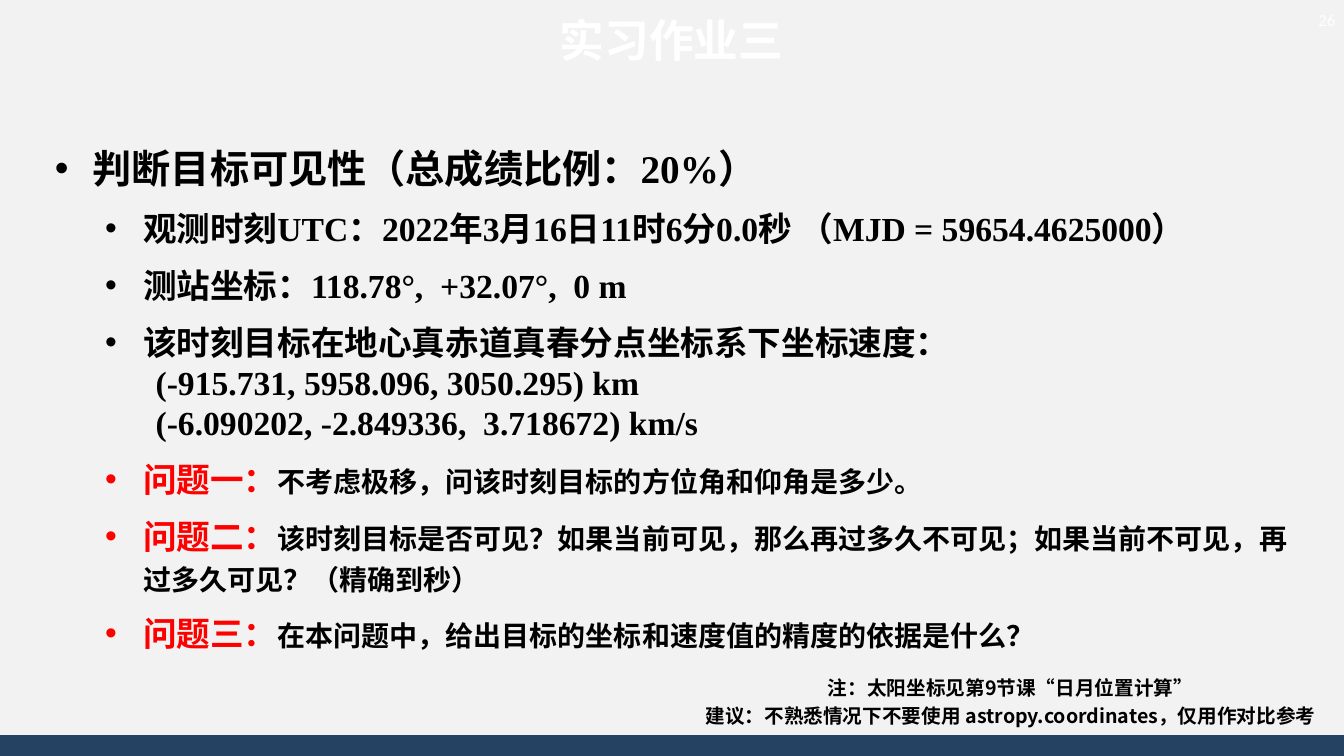
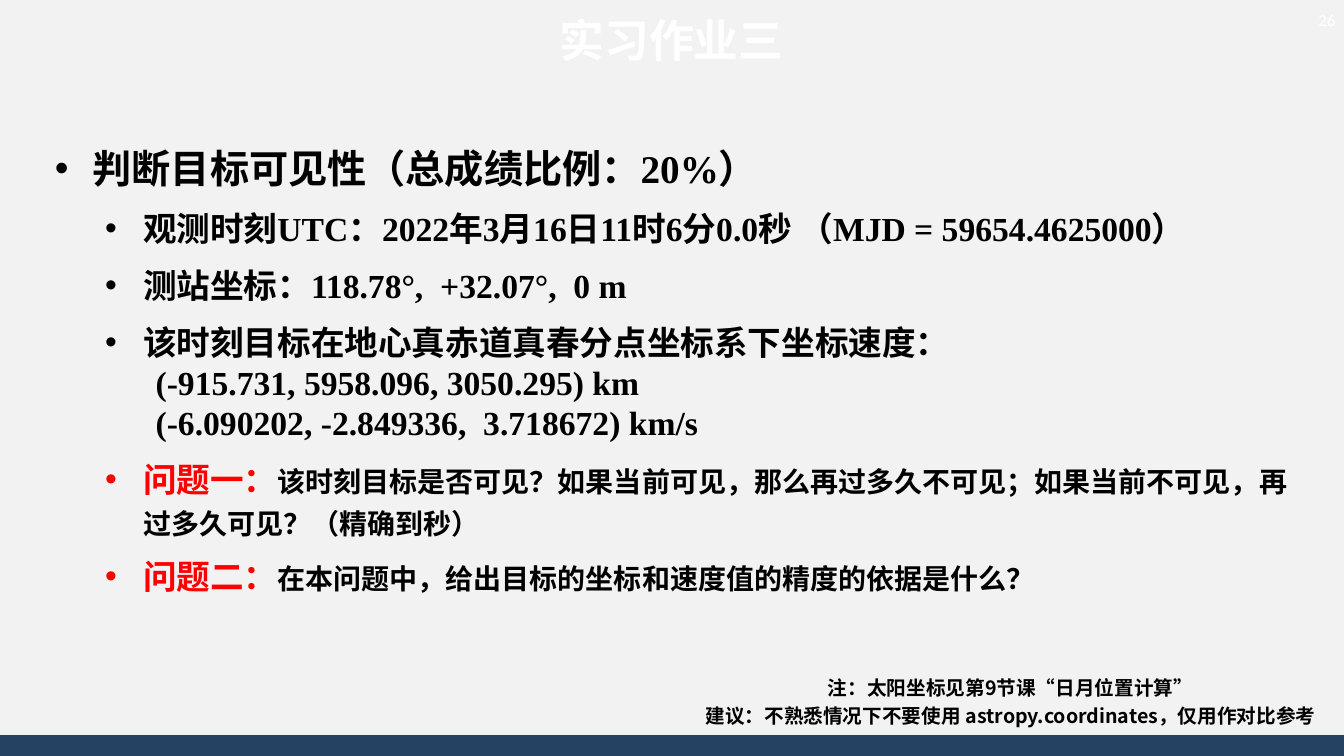
Before and after one commit to AsBackup/DAOSSA, a slide deck: slide 26 of 05-06 人造天体运动方程与二体问题积分.pptx. Drawn at 1344x756 pixels with LibreOffice and Linux fonts; fonts in the diff are those of the drawing; background and template pictures are left out. Boxes give left, top, right and bottom in pixels: in the first picture for what was removed or moved away, otherwise in the second. Text is boxed around its words. In the diff, an @@ line names an element or a change of style, - is before the commit and + after.

```diff
--- a/05-06 人造天体运动方程与二体问题积分.pptx
+++ b/05-06 人造天体运动方程与二体问题积分.pptx
@@ text at box(143, 464, 1287, 593): text changed @@
-  • 问题一：不考虑极移，问该时刻目标的方位角和仰角是多少。
-  • 问题二：该时刻目标是否可见？如果当前可见，那么再过多久不可见；如果当前不可见，再过多久可见？（精确到秒）
-  • 问题三：在本问题中，给出目标的坐标和速度值的精度的依据是什么？
+  • 问题一：该时刻目标是否可见？如果当前可见，那么再过多久不可见；如果当前不可见，再过多久可见？（精确到秒）
+  • 问题二：在本问题中，给出目标的坐标和速度值的精度的依据是什么？
```
Also in this commit, not shown: 2 other files.
